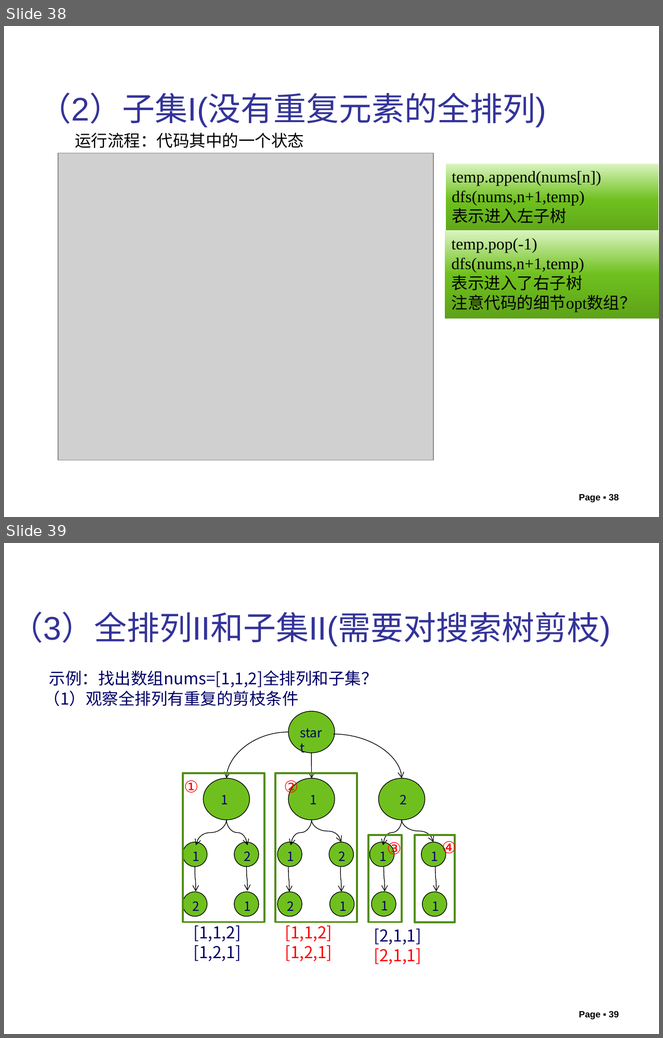
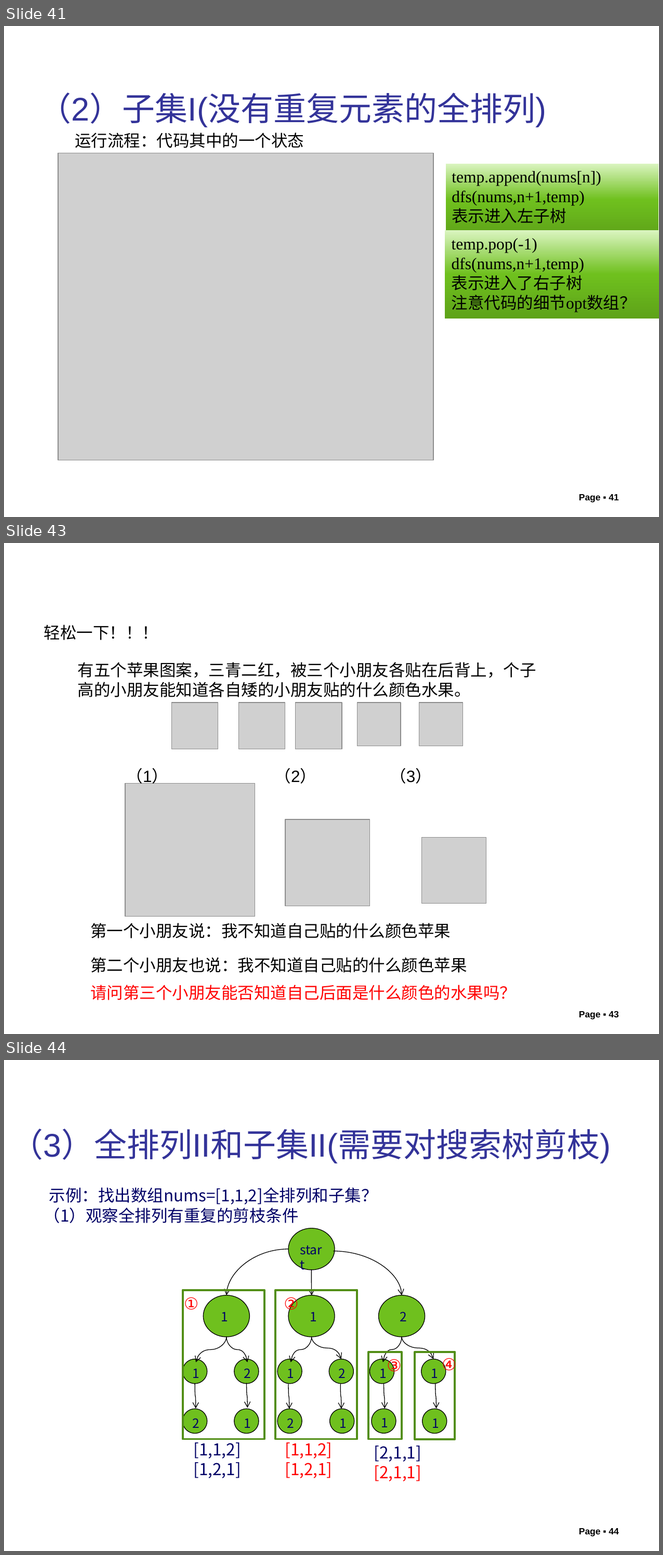
Before and after one commit to liutongling/DP, a slide deck: file/第6章 回朔法.pptx. Shown one above the other, each under a label of ours: slides 38 and 39 before the commit, slides 41, 43 and 44 after it; the slides between them are not shown. The pictures are 663x1038 and 663x1555 pixels, drawn with LibreOffice and Linux fonts; fonts in the diff are those of the drawing; grey boxes stand for pictures; background and template pictures are left out. Boxes give left, top, right and bottom in pixels: in the first picture for what was removed or moved away, otherwise in the second. Text is boxed around its words. In the diff, an @@ line names an element or a change of style, - is before the commit and + after.

```diff
--- a/file/第6章 回朔法.pptx
+++ b/file/第6章 回朔法.pptx
@@ slide 43 added at (4,543,659,1034), background #FFFFFF @@
@@ text added at (44,625,158,640), 18 pt, text #000000 @@
+轻松一下！！！
@@ text added at (78,662,536,697), 18 pt, text #000000 @@
+有五个苹果图案，三青二红，被三个小朋友各贴在后背上，个子高的小朋友能知道各自矮的小朋友贴的什么颜色水果。
@@ picture added at (172,703,218,749) @@
@@ picture added at (239,703,285,749) @@
@@ picture added at (296,703,342,749) @@
@@ picture added at (357,703,400,746) @@
@@ picture added at (419,703,463,746) @@
@@ text added at (127,768,432,787), 18 pt, text #000000 @@
+（1） （2） （3）
@@ picture added at (125,783,255,916) @@
@@ picture added at (285,820,370,906) @@
@@ picture added at (422,838,486,904) @@
@@ text added at (90,923,451,939), 18 pt, text #000000 @@
+第一个小朋友说：我不知道自己贴的什么颜色苹果
@@ text added at (90,957,467,973), 18 pt, text #000000 @@
+第二个小朋友也说：我不知道自己贴的什么颜色苹果
@@ text added at (90,985,516,1001), 18 pt, text #FF0000 @@
+请问第三个小朋友能否知道自己后面是什么颜色的水果吗？
@@ page number added at (579,1011,619,1020), 10 pt, text #000000, bold @@
+Page ▪ 43
@@ what was slide 38 is now slide 41 @@
@@ page number at (579,495,619,503): text changed @@
-Page ▪ 38
+Page ▪ 41
@@ what was slide 39 is now slide 44 @@
@@ page number at (579,1529,619,1537): text changed @@
-Page ▪ 39
+Page ▪ 44
```
Also in this commit, not shown: 4 slides changed, 9 other slides added, 5 other files.
